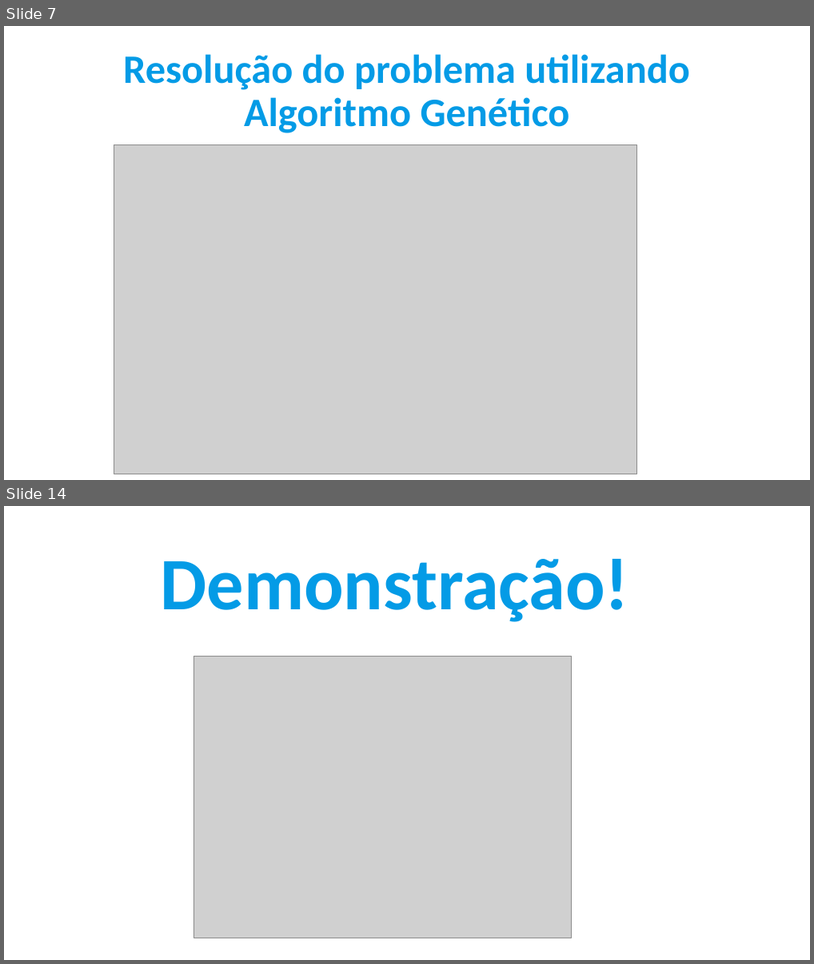
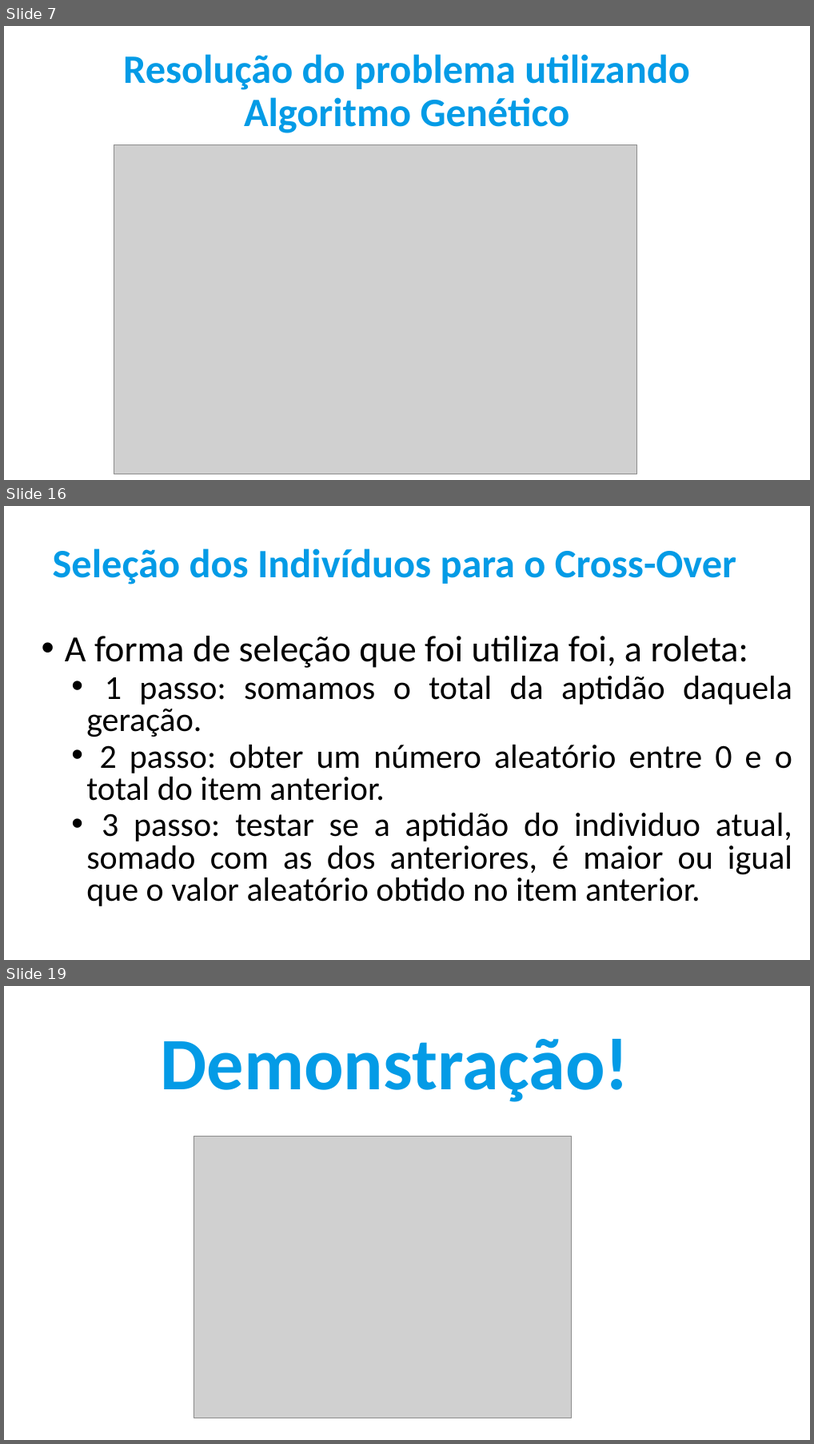
Before and after one commit to IgorSantos1996/GeneticAlgorithms, a slide deck: Apresentação.pptx. Shown one above the other, each under a label of ours: slides 7 and 14 before the commit, slides 7, 16 and 19 after it; the slides between them are not shown. The pictures are 814x964 and 814x1444 pixels, drawn with LibreOffice and Linux fonts; fonts in the diff are those of the drawing; grey boxes stand for pictures. Boxes give left, top, right and bottom in pixels: in the first picture for what was removed or moved away, otherwise in the second. Text is boxed around its words. In the diff, an @@ line names an element or a change of style, - is before the commit and + after.

```diff
--- a/Apresentação.pptx
+++ b/Apresentação.pptx
@@ slide 16 added at (x1=4, y1=506, x2=810, y2=960), background #FFFFFF @@
@@ text added at (x1=53, y1=548, x2=737, y2=584), 48 pt, text #049BE6, bold @@
+Seleção dos Indivíduos para o Cross-Over
@@ text added at (x1=65, y1=636, x2=793, y2=906), 40 pt, text #000000 @@
+• A forma de seleção que foi utiliza foi, a roleta:
+  • 1 passo: somamos o total da aptidão daquela geração.
+  • 2 passo: obter um número aleatório entre 0 e o total do item anterior.
+  • 3 passo: testar se a aptidão do individuo atual, somado com as dos anteriores, é maior ou igual que o valor aleatório obtido no item anterior.
@@ what was slide 14 is now slide 19 @@
```
Also in this commit, not shown: 7 slides changed, 5 other slides added, 2 slides removed.
